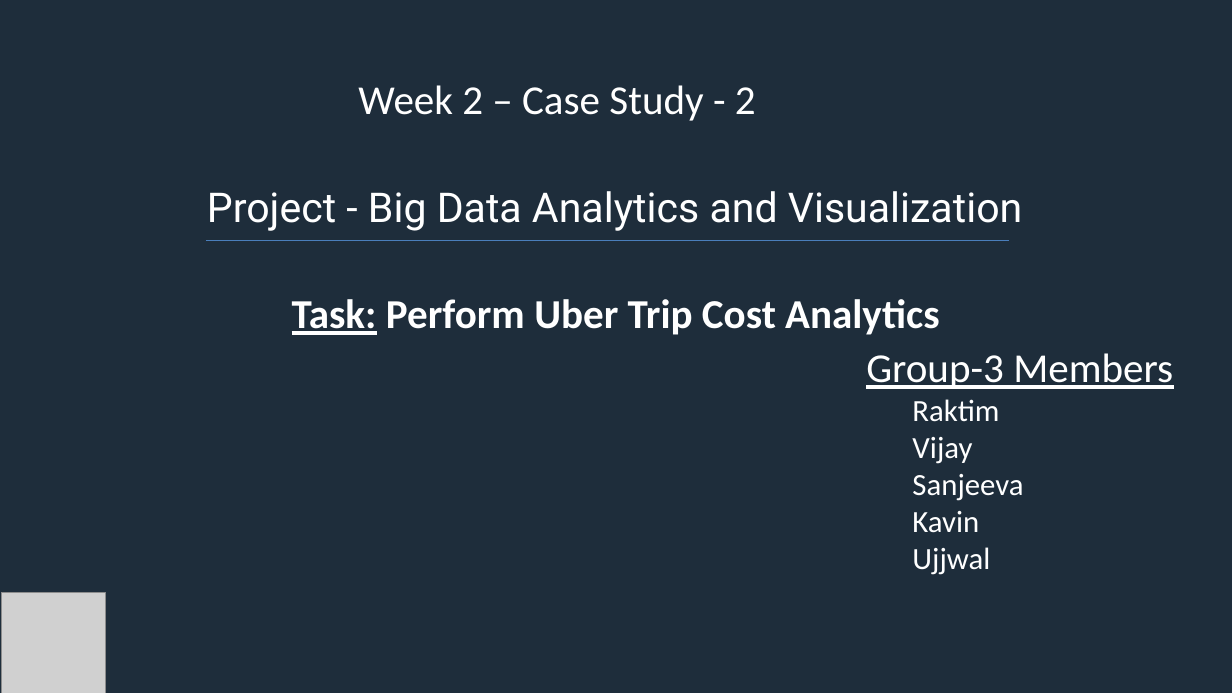
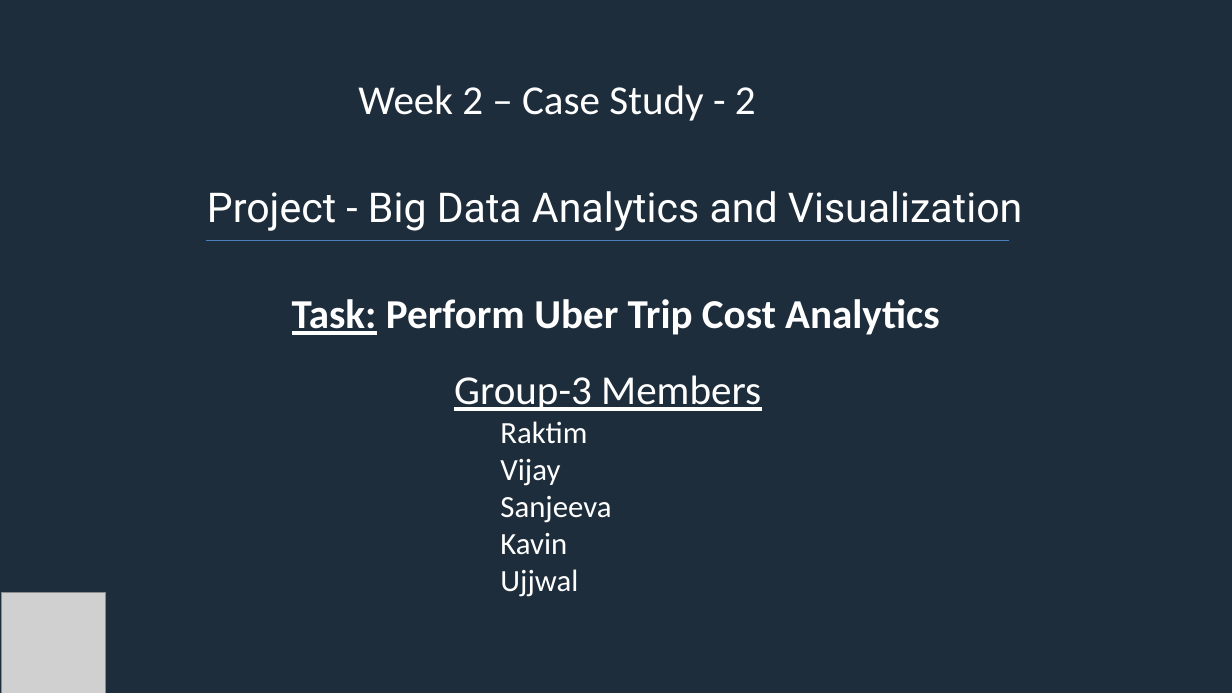
Before and after one commit to RaktimRay/deloitte-case-study-2, a slide deck: slide 2 of AWS_Case_Study_2.pptx. Drawn at 1232x693 pixels with LibreOffice and Linux fonts; fonts in the diff are those of the drawing; grey boxes stand for pictures; background and template pictures are left out. Boxes give left, top, right and bottom in pixels: in the first picture for what was removed or moved away, otherwise in the second. Text is boxed around its words. In the diff, an @@ line names an element or a change of style, - is before the commit and + after.

```diff
--- a/AWS_Case_Study_2.pptx
+++ b/AWS_Case_Study_2.pptx
@@ text "Group-3 Members": place and size @@
-text "Group-3 Members" at [866, 353, 1173, 575]
+text "Group-3 Members" at [454, 375, 761, 597]
```
Also in this commit, not shown: 6 other slides changed, 4 slides added, 1 slide removed.
